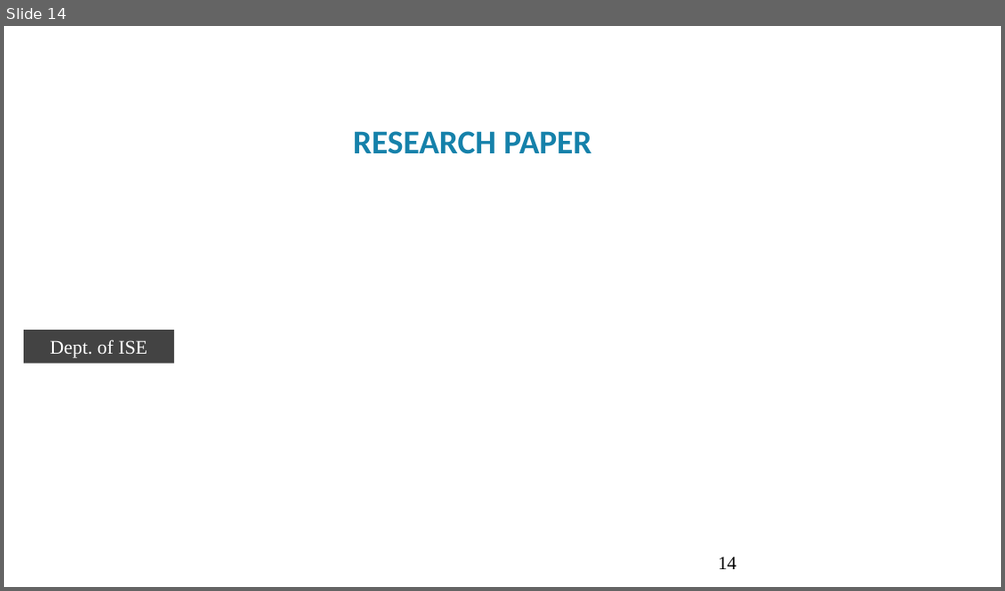
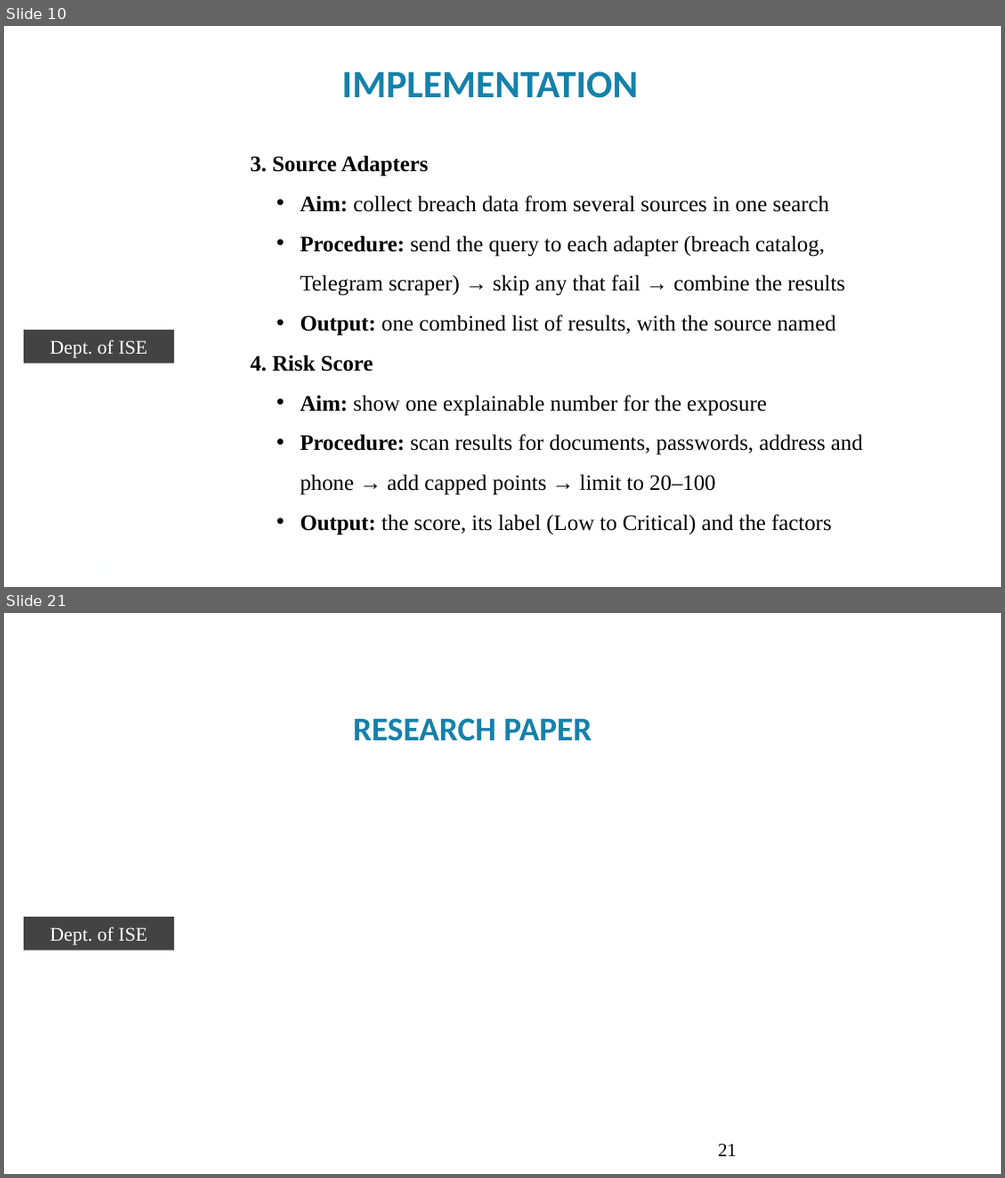
Before and after one commit to premkumarteli/OSINT-BreachShield, a slide deck: docs/Phase2/Final_presentation2 format 2026-27_BLANK_TEMPLATE.pptx. Shown one above the other, each under a label of ours: slide 14 before the commit, slides 10 and 21 after it; the slides between them are not shown. The pictures are 1005x591 and 1005x1178 pixels, drawn with LibreOffice and Linux fonts; fonts in the diff are those of the drawing; background and template pictures are left out. Boxes give left, top, right and bottom in pixels: in the first picture for what was removed or moved away, otherwise in the second. Text is boxed around its words. In the diff, an @@ line names an element or a change of style, - is before the commit and + after.

```diff
--- a/docs/Phase2/Final_presentation2 format 2026-27_BLANK_TEMPLATE.pptx
+++ b/docs/Phase2/Final_presentation2 format 2026-27_BLANK_TEMPLATE.pptx
@@ slide 10 added at (x1=4, y1=26, x2=1001, y2=587), background #FFFFFF @@
@@ text added at (x1=342, y1=71, x2=639, y2=98), 28 pt, text #1581AA, bold @@
+IMPLEMENTATION
@@ text added at (x1=251, y1=155, x2=863, y2=535), 16 pt, text #000000 @@
+3. Source Adapters
+  • Aim: collect breach data from several sources in one search
+  • Procedure: send the query to each adapter (breach catalog, Telegram scraper) → skip any that fail → combine the results
+  • Output: one combined list of results, with the source named
+4. Risk Score
+  • Aim: show one explainable number for the exposure
+  • Procedure: scan results for documents, passwords, address and phone → add capped points → limit to 20–100
+  • Output: the score, its label (Low to Critical) and the factors
@@ rectangle added at (x1=24, y1=330, x2=175, y2=364), fill #434343, 14 pt, text #FFFFFF @@
+Dept. of ISE
@@ text added at (x1=60, y1=550, x2=123, y2=580), 20 pt, text #FEFFFF, bold, italic @@
+8
@@ what was slide 14 is now slide 21 @@
@@ page number at (x1=718, y1=1143, x2=736, y2=1156): text changed @@
-14
+21
```
Also in this commit, not shown: 10 slides changed, 10 other slides added, 4 slides removed, 5 other files.
